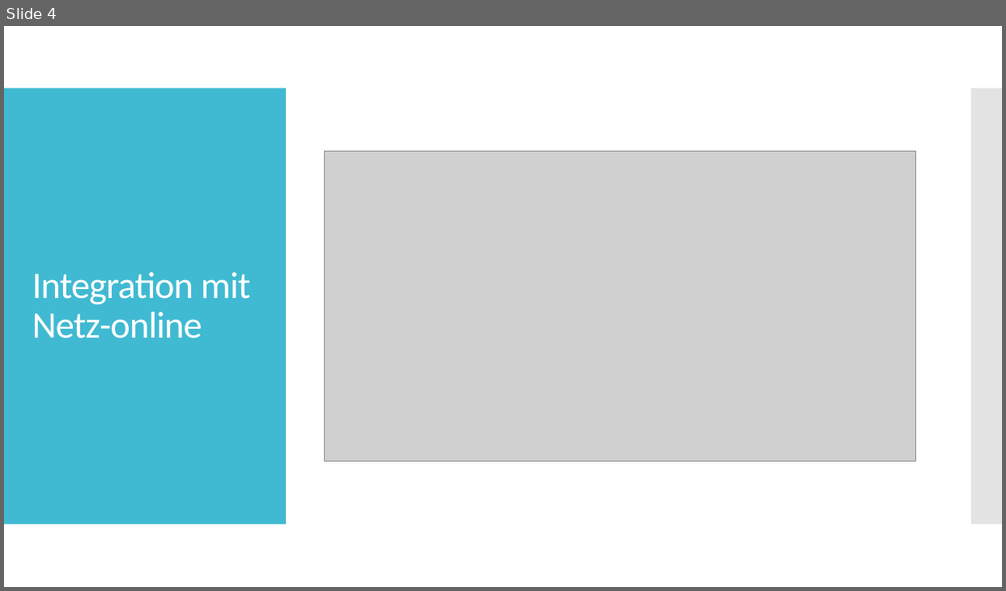
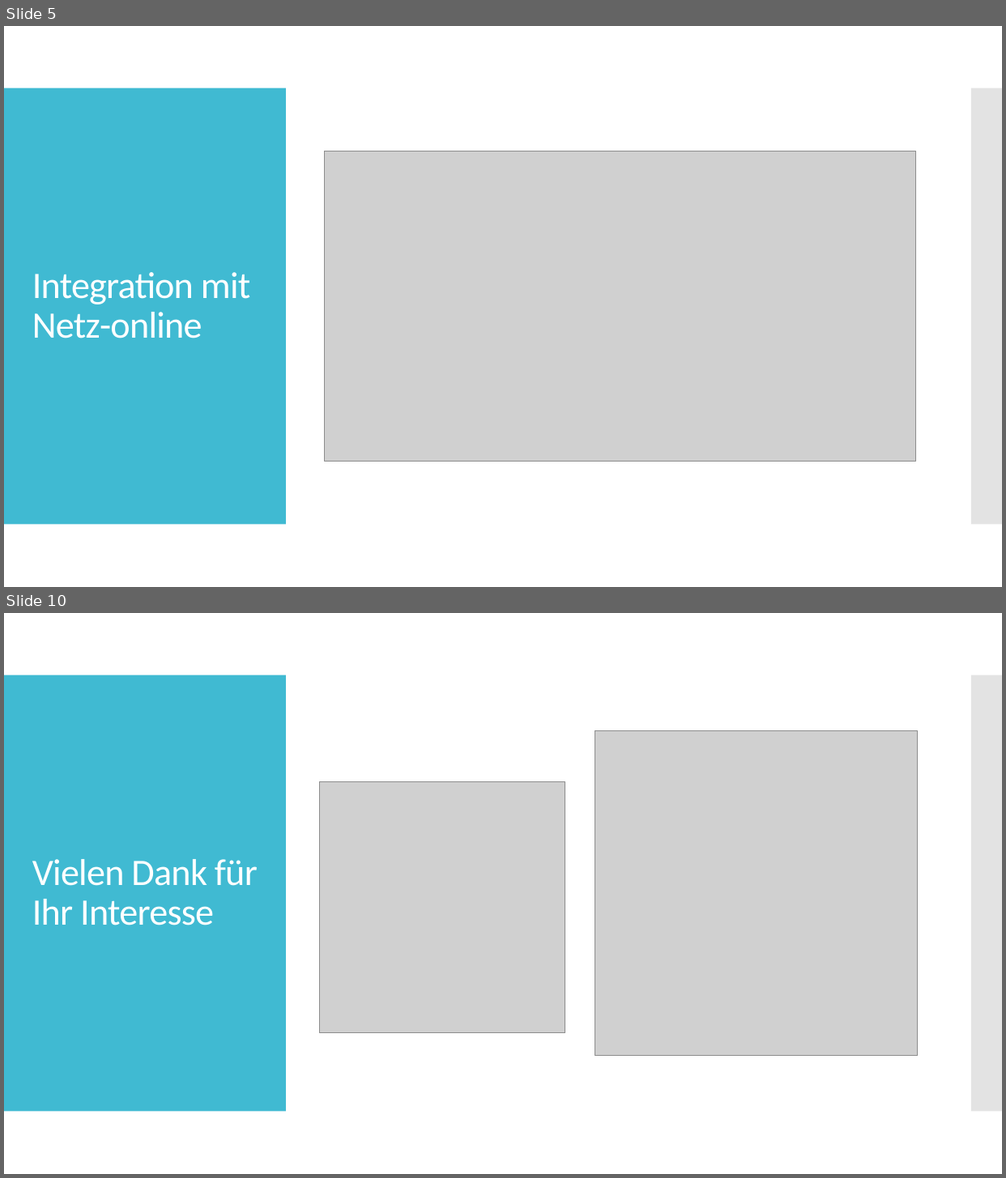
Before and after one commit to SebastianMandl/AEMS, a slide deck: Planung/Praesentationen/Praesentation_Firmentag.pptx. Shown one above the other, each under a label of ours: slide 4 before the commit, slides 5 and 10 after it; the slides between them are not shown. The pictures are 1006x591 and 1006x1178 pixels, drawn with LibreOffice and Linux fonts; fonts in the diff are those of the drawing; grey boxes stand for pictures. Boxes give left, top, right and bottom in pixels: in the first picture for what was removed or moved away, otherwise in the second. Text is boxed around its words. In the diff, an @@ line names an element or a change of style, - is before the commit and + after.

```diff
--- a/Planung/Praesentationen/Praesentation_Firmentag.pptx
+++ b/Planung/Praesentationen/Praesentation_Firmentag.pptx
@@ slide 10 added at (x1=4, y1=613, x2=1002, y2=1174), background #FFFFFF; not listed: 2 template elements that a slide beside it also shows @@
@@ picture added at (x1=595, y1=730, x2=918, y2=1055) @@
@@ picture added at (x1=319, y1=782, x2=565, y2=1033) @@
@@ title added at (x1=32, y1=859, x2=258, y2=926), 36 pt, text #FFFFFF @@
+Vielen Dank für Ihr Interesse
@@ what was slide 4 is now slide 5 @@
```
Also in this commit, not shown: 4 slides changed, 2 other slides added, 1 slide removed, 1 other file.
